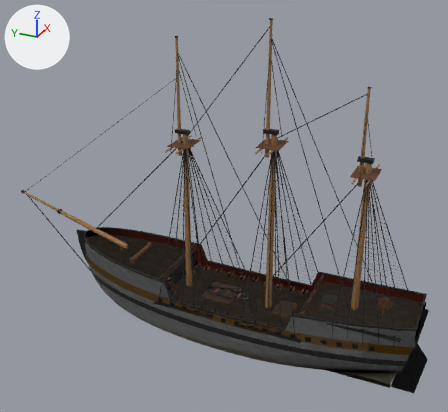
What one commit did to the glTF model assets/ships/east_indiaman/east_indiaman.glb.
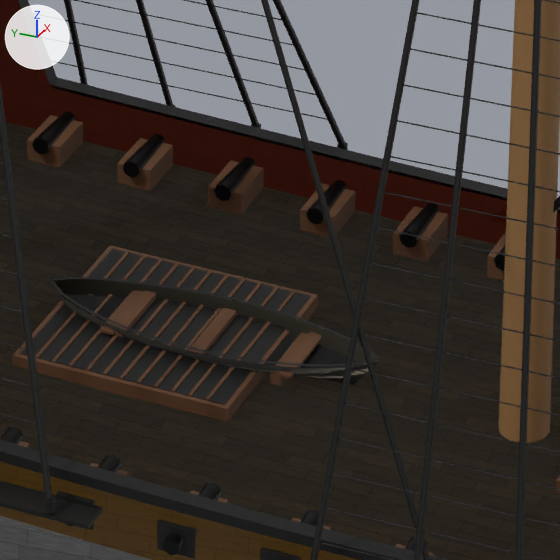
Each version is shown whole from a camera (50 mm lens) standing at (-56.1, -18.9, 41.8) and looking at (0.5, 6.5, 13.6), then close up on the part from 45% to 61% of the width and 61% to 78% of the height. Every picture has the same lights, and +X, +Y and +Z are marked at upper left. The last two pictures show the newer version. Vertices at exactly the same position are counted once.

Before the edit, the objects in view are built like this:
```python
me_hull = bpy.data.meshes.new('hull')
me_hull.from_pydata(...)  # 10721 vertices, 17618 faces; spans x -5.5..5.5, y -16.8..34.6, z -4.1..33.7
me_hull.materials.append(mat_bottom)
me_hull.materials.append(mat_topsides)
me_hull.materials.append(mat_strake)
me_hull.materials.append(mat_deck)
me_hull.materials.append(mat_inner)
me_hull.materials.append(mat_spar)  # brown #956e43
me_hull.materials.append(mat_wood)  # brown #5c3b21
me_hull.materials.append(mat_black)  # black #050403
me_hull.materials.append(mat_iron)  # black #101011
ob_hull = bpy.data.objects.new('hull', me_hull)
ob_hull.location = (0.0, 0.0, 0.0)
```
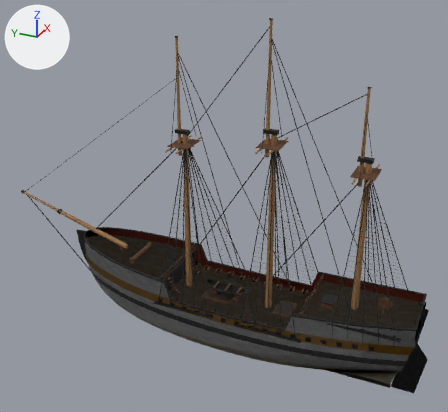
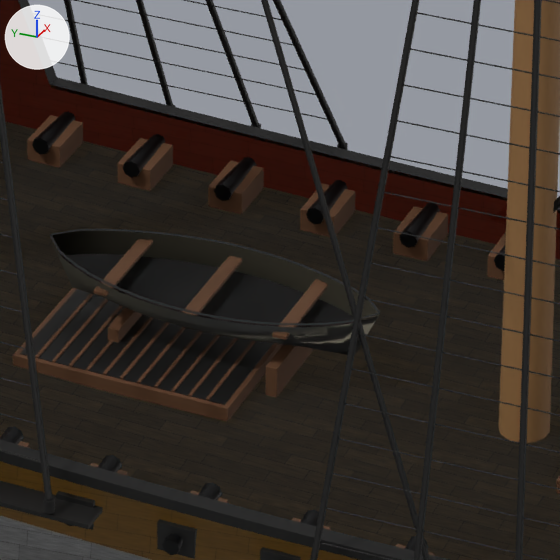
The change, as JSON lines over the scene's bpy script:
```json
{"block": "me_hull", "where": "# used by ob_hull; location = (0.0, 0.0, 0.0)"}
{"op": "remove", "block": "me_hull", "code": "me_hull.from_pydata(...)  # 10721 vertices, 17618 faces; spans x -5.5..5.5, y -16.8..34.6, z -4.1..33.7"}
{"op": "add", "block": "me_hull", "code": "me_hull.from_pydata(...)  # 10753 vertices, 17666 faces; spans x -5.5..5.5, y -16.8..34.6, z -4.1..33.7"}
{"block": "me_hull", "change": "me_hull part 1: the loose piece of 108 vertices spanning x 0.0..0.8, y 3.1..8.5, z 2.4..3.0 is scaled about its middle by (1.32, 1, 1.57), then moved by (0.1, 0.0, 0.7)"}
{"block": "me_hull", "change": "me_hull part 2: the loose piece of 108 vertices spanning x -0.8..0.0, y 3.1..8.5, z 2.4..3.0 is scaled about its middle by (1.32, 1, 1.57), then moved by (-0.1, 0.0, 0.7)"}
{"block": "me_hull", "change": "me_hull part 3: the loose piece of 36 vertices spanning x -0.6..0.6, y 3.3..8.3, z 2.7..2.8 is scaled about its middle by (1.35, 1, 1), then moved by (0.0, 0.0, 0.7)"}
{"block": "me_hull", "change": "me_hull part 4: a new loose piece, a box spanning x -0.868..0.868, y 7.141..7.361, z 3.591..3.641, in mat_wood (brown #5c3b21)"}
{"block": "me_hull", "change": "me_hull part 5: a new loose piece, a box spanning x -0.868..0.868, y 5.69..5.91, z 3.591..3.641, in mat_wood (brown #5c3b21)"}
{"block": "me_hull", "change": "me_hull part 6: a new loose piece, a box spanning x -0.868..0.868, y 4.239..4.459, z 3.591..3.641, in mat_wood (brown #5c3b21)"}
{"block": "me_hull", "change": "me_hull part 7: a new loose piece, a box spanning x -0.77..0.77, y 7.0..7.18, z 2.4..2.98, in mat_wood (brown #5c3b21)"}
{"block": "me_hull", "change": "me_hull part 8: a new loose piece, a box spanning x -0.77..0.77, y 4.42..4.6, z 2.33..2.98, in mat_wood (brown #5c3b21)"}
{"block": "me_hull", "change": "me_hull part 9: the loose piece of 36 vertices spanning x 0.0..0.8, y 3.1..8.5, z 3.0 is scaled about its middle by (1.31, 1, 1), then moved by (0.1, 0.0, 0.8)"}
{"block": "me_hull", "change": "me_hull part 10: the loose piece of 36 vertices spanning x -0.8..0.0, y 3.1..8.5, z 3.0 is scaled about its middle by (1.31, 1, 1), then moved by (-0.1, 0.0, 0.8)"}
{"block": "me_hull", "change": "me_hull part 11: the loose piece of 8 vertices spanning x -0.7..0.7, y 7.1..7.4, z 2.8 is deleted"}
{"block": "me_hull", "change": "me_hull part 12: the loose piece of 8 vertices spanning x -0.7..0.7, y 5.7..5.9, z 2.8 is deleted"}
{"block": "me_hull", "change": "me_hull part 13: the loose piece of 8 vertices spanning x -0.7..0.7, y 4.2..4.5, z 2.8 is deleted"}
{"block": "me_hull", "change": "me_hull part 14: the loose piece of 8 vertices spanning x -0.6..0.6, y 7.0..7.2, z 2.7..2.9 is deleted"}
{"block": "me_hull", "change": "me_hull part 15: the loose piece of 8 vertices spanning x -0.6..0.6, y 4.4..4.6, z 2.6..2.8 is deleted"}
{"block": "me_hull", "change": "other edits to the shape of me_hull do not show in these pictures"}
```

Changed parts and their boxes (x1, y1, x2, y2) in the close-ups (560 x 560 px; the box of a moved part takes in the faces that stretch with it):
```json
{"part": 1, "of": "me_hull", "change": "moved or reshaped", "before": [53, 279, 379, 365], "after": [52, 231, 380, 353]}
{"part": 2, "of": "me_hull", "change": "moved or reshaped", "before": [52, 285, 377, 385], "after": [51, 241, 378, 355]}
{"part": 3, "of": "me_hull", "change": "moved or reshaped", "before": [60, 294, 361, 368], "after": [62, 254, 354, 327]}
{"part": 4, "of": "me_hull", "change": "added", "after": [93, 239, 153, 297], "on screen": "brown"}
{"part": 5, "of": "me_hull", "change": "added", "after": [182, 256, 243, 316], "on screen": "brown"}
{"part": 6, "of": "me_hull", "change": "added", "after": [272, 279, 328, 340], "on screen": "brown"}
{"part": 7, "of": "me_hull", "change": "added", "after": [108, 308, 143, 343], "on screen": "brown"}
{"part": 8, "of": "me_hull", "change": "added", "after": [265, 344, 314, 398], "on screen": "brown"}
{"part": 9, "of": "me_hull", "change": "moved or reshaped", "before": [52, 277, 379, 359], "after": [52, 229, 380, 313]}
{"part": 10, "of": "me_hull", "change": "moved or reshaped", "before": [50, 279, 379, 366], "after": [50, 234, 380, 325]}
{"part": 11, "of": "me_hull", "change": "deleted", "before": [100, 290, 144, 335], "on screen": "brown"}
{"part": 12, "of": "me_hull", "change": "deleted", "before": [189, 307, 237, 354], "on screen": "brown"}
{"part": 13, "of": "me_hull", "change": "deleted", "before": [277, 331, 322, 379], "on screen": "brown"}
{"part": 14, "of": "me_hull", "change": "deleted", "before": [112, 290, 156, 337], "on screen": "brown"}
{"part": 15, "of": "me_hull", "change": "deleted", "before": [270, 332, 307, 386]}
```
